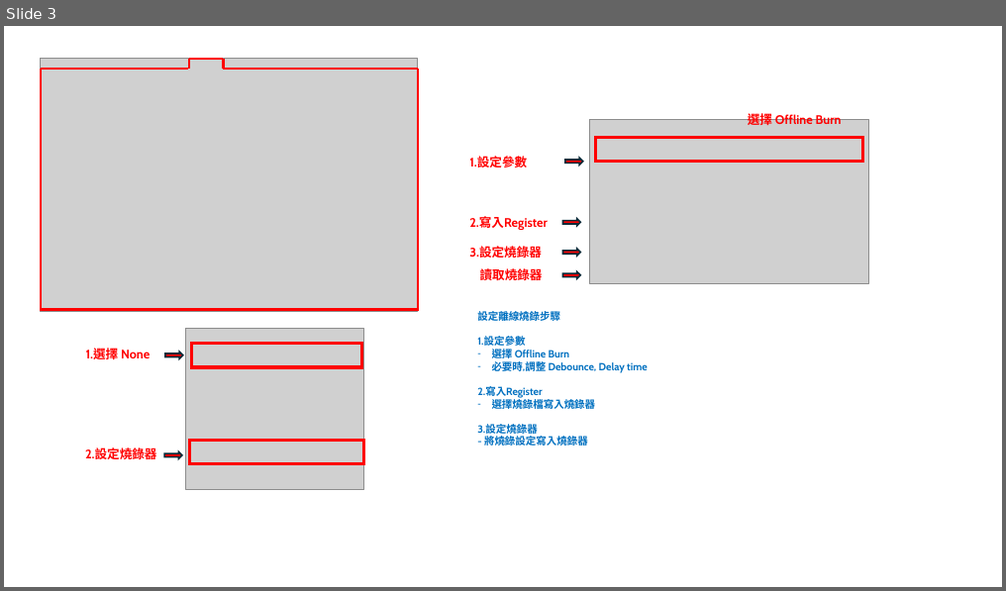
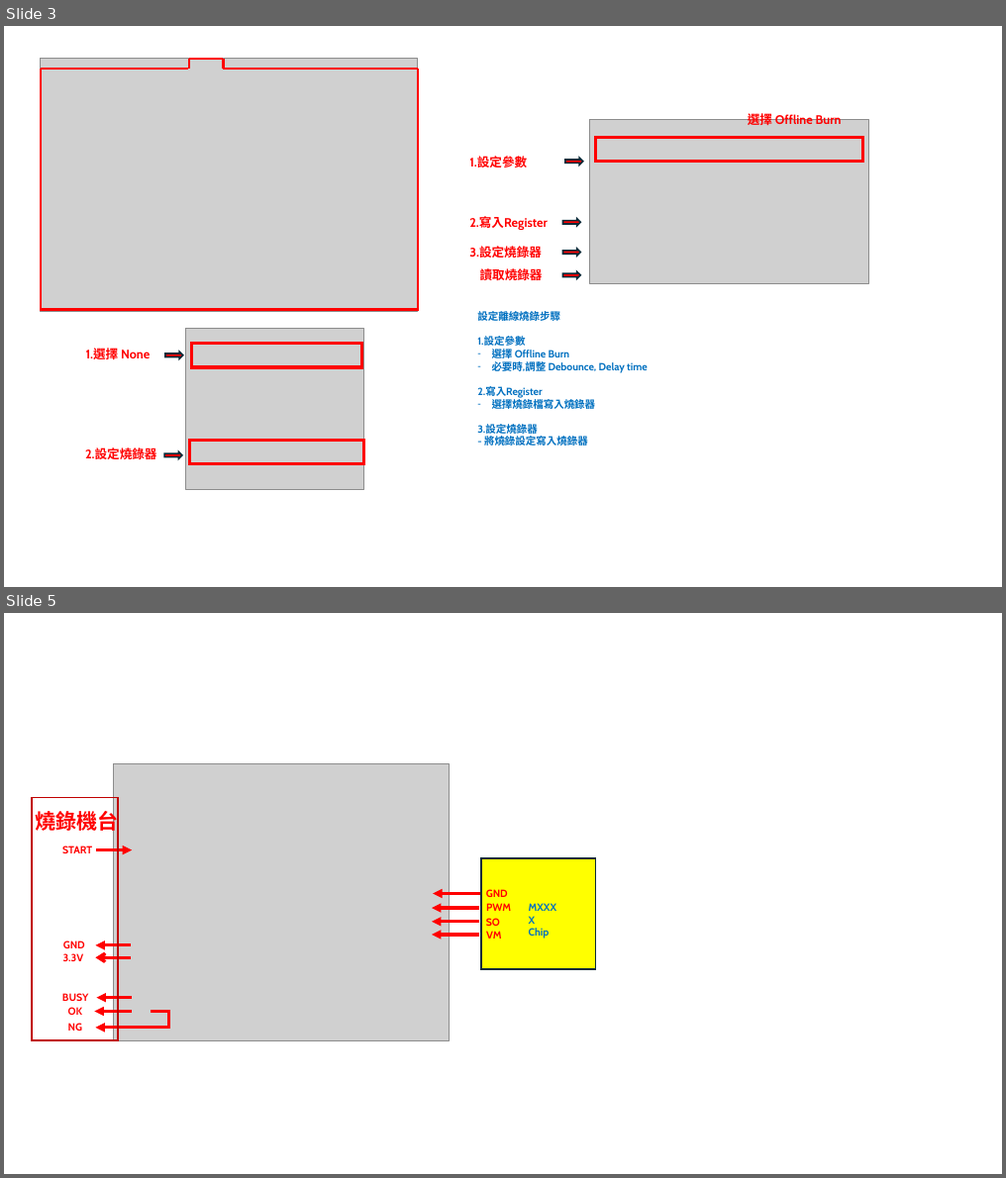
Before and after one commit to billwanggithub/MXXXX, a slide deck: assets/user_guide.pptx. Shown one above the other, each under a label of ours: slide 3 before the commit, slides 3 and 5 after it; the slides between them are not shown. The pictures are 1006x591 and 1006x1178 pixels, drawn with LibreOffice and Linux fonts; fonts in the diff are those of the drawing; grey boxes stand for pictures. Boxes give left, top, right and bottom in pixels: in the first picture for what was removed or moved away, otherwise in the second. Text is boxed around its words. In the diff, an @@ line names an element or a change of style, - is before the commit and + after.

```diff
--- a/assets/user_guide.pptx
+++ b/assets/user_guide.pptx
@@ slide 5 added at (x1=4, y1=613, x2=1002, y2=1174), background #FFFFFF @@
@@ picture added at (x1=113, y1=764, x2=450, y2=1041) @@
@@ rectangle added at (x1=32, y1=798, x2=118, y2=1042), outline #C00000 1.5 pt @@
@@ text added at (x1=36, y1=808, x2=119, y2=834), 20 pt, text #FF0000, bold @@
+燒錄機台
@@ text added at (x1=62, y1=846, x2=92, y2=854), 10 pt, text #FF0000, bold @@
+START
@@ arrow added from (97, 851) to (132, 851), #FF0000 3 pt @@
@@ rectangle added at (x1=481, y1=859, x2=596, y2=970), fill #FFFF00, outline #092A39 1.5 pt @@
@@ arrow added from (479, 908) to (432, 908), #FF0000 3 pt @@
@@ arrow added from (480, 894) to (433, 894), #FF0000 3 pt @@
@@ text added at (x1=486, y1=889, x2=508, y2=897), 10 pt, text #FF0000, bold @@
+GND
@@ text added at (x1=486, y1=903, x2=511, y2=911), 10 pt, text #FF0000, bold @@
+PWM
@@ arrow added from (479, 922) to (432, 922), #FF0000 3 pt @@
@@ arrow added from (479, 935) to (432, 935), #FF0000 3 pt @@
@@ text added at (x1=486, y1=931, x2=501, y2=939), 10 pt, text #FF0000, bold @@
+VM
@@ text added at (x1=486, y1=918, x2=500, y2=926), 10 pt, text #FF0000, bold @@
+SO
@@ text added at (x1=529, y1=928, x2=549, y2=939), 10 pt, text #0070C0, bold @@
+MXXXX
+Chip
@@ text added at (x1=63, y1=954, x2=84, y2=961), 10 pt, text #FF0000, bold @@
+3.3V
@@ text added at (x1=63, y1=941, x2=85, y2=949), 10 pt, text #FF0000, bold @@
+GND
@@ arrow added from (131, 959) to (95, 959), #FF0000 3 pt @@
@@ arrow added from (131, 946) to (95, 946), #FF0000 3 pt @@
@@ text added at (x1=62, y1=993, x2=88, y2=1001), 10 pt, text #FF0000, bold @@
+BUSY
@@ arrow added from (132, 998) to (97, 998), #FF0000 3 pt @@
@@ text added at (x1=68, y1=1007, x2=82, y2=1015), 10 pt, text #FF0000, bold @@
+OK
@@ text added at (x1=68, y1=1023, x2=82, y2=1031), 10 pt, text #FF0000, bold @@
+NG
@@ arrow added from (132, 1011) to (94, 1011), #FF0000 3 pt @@
@@ elbow arrow added from (151, 1011) to (95, 1028), #FF0000 3 pt @@
```
Also in this commit, not shown: 1 slide changed, 3 other files.
